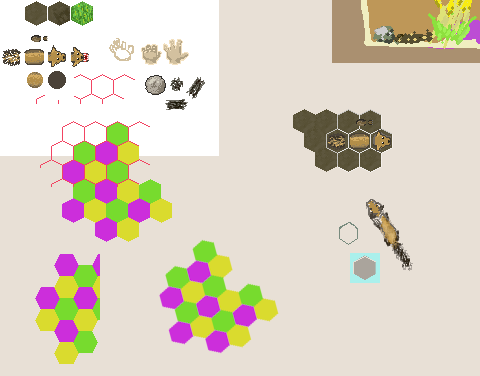
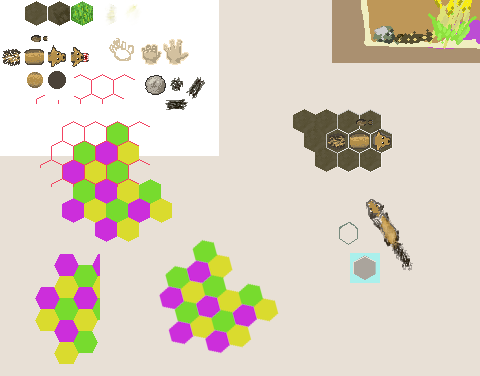
Layered file, before and after one edit (480x376). Changes by layer:
painted on "Background" over [105, 0, 141, 26]
